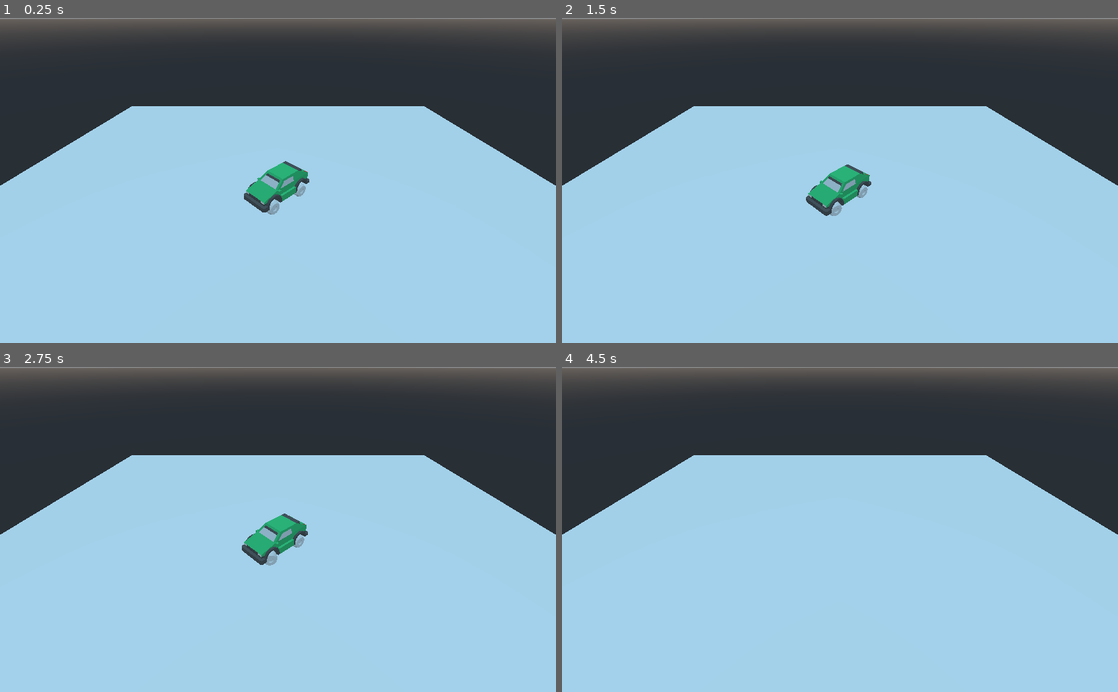
Above: before the commit, frames 1-4 (two rows, left to right).
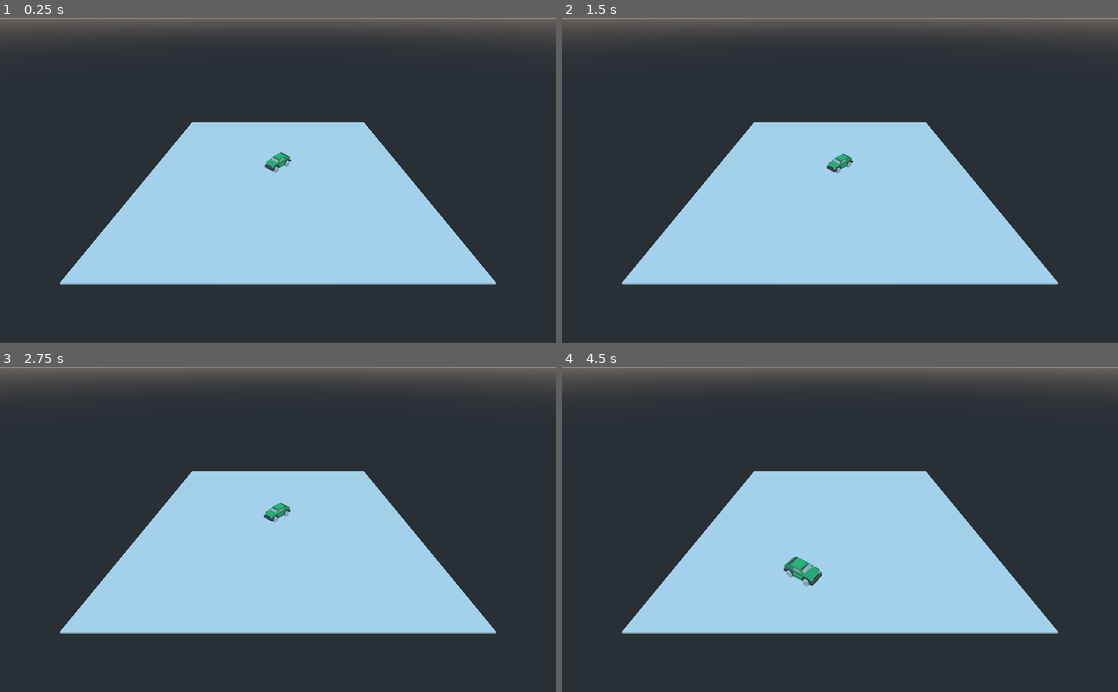
Above: after the commit, the same moments.

Repository: jordangignac/bbrally
Game: Godot game, scene res://Scenes/Default.tscn
Same seed, same stepped clock (60 frames per second), same inputs: the game is played once before the commit and once after it.
Inputs:
- Up to frame 1 (0.25 s): no input
- Up to frame 2 (1.5 s): hold Right (ui_right) 0.53-1.28 s; hold Down (ui_down) from 1.28 s (still down)
- Up to frame 3 (2.75 s): release Down (ui_down) at 2.03 s; hold Right (ui_right) from 2.03 s (still down)
- Up to frame 4 (4.5 s): release Right (ui_right) at 2.78 s; hold Up (ui_up) 2.78-3.53 s; hold Left (ui_left) from 3.53 s (still down)

The runs differ from the first frame. In frame 1, 41% of the frame differs, in the area x 0-100%, y 27-100%; in frame 2, 41%; in frame 3, 41%; in frame 4, 40%.

Commit message:
Changes to camera location

Diff:
--- a/Scenes/Default.tscn
+++ b/Scenes/Default.tscn
@@ -11,4 +11,4 @@
 transform = Transform( 0.707107, 0, 0.707107, 0, 1, 0, -0.707107, 0, 0.707107, 0, 0.5, 0 )
 
 [node name="VehicleCamera" type="Camera" parent="."]
-transform = Transform( 1, 0, 0, 0, 0.819152, 0.573577, 0, -0.573577, 0.819152, 0, 5, 6 )
+transform = Transform( 1, 0, 0, 0, 0.819152, 0.573577, 0, -0.573577, 0.819152, 0, 10, 16 )
